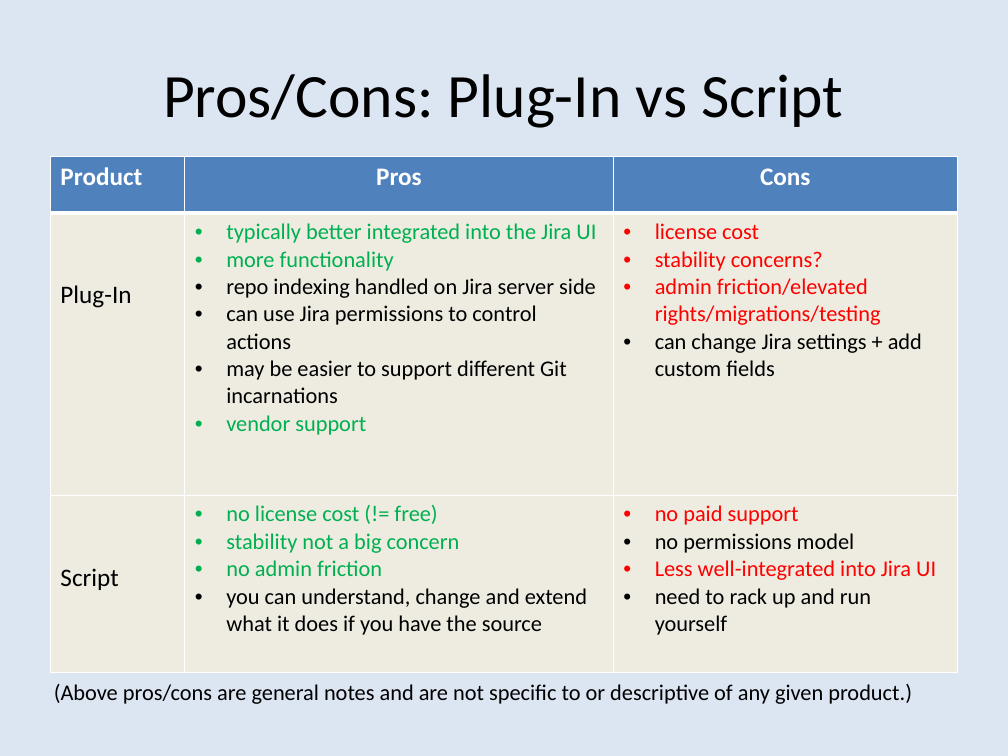
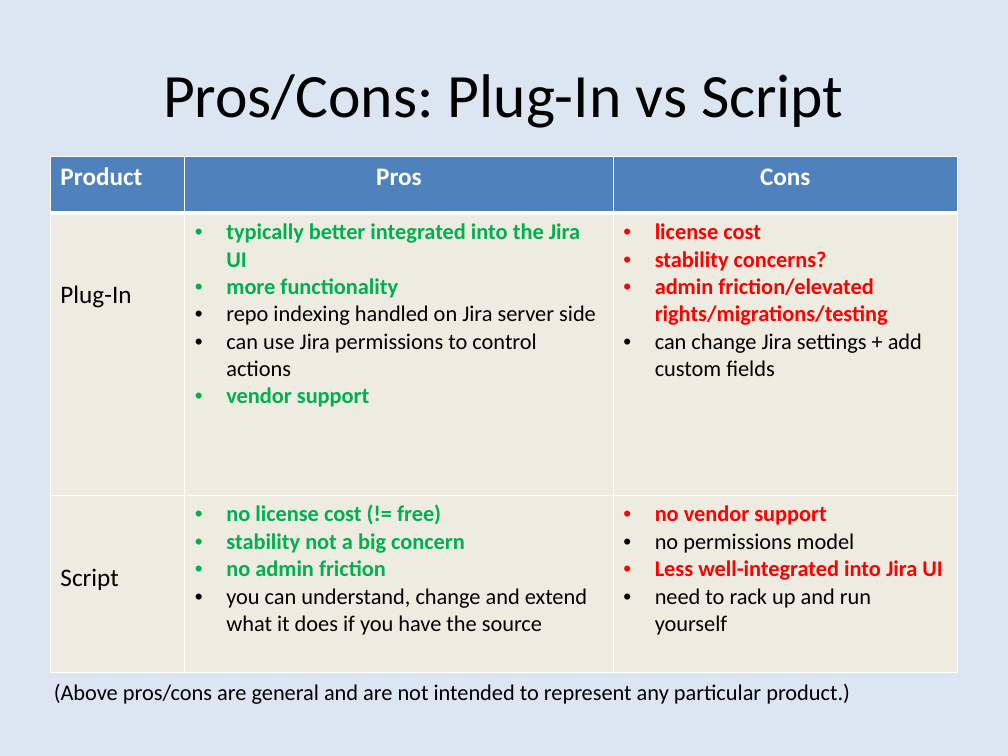
Before and after one commit to bobk/jirapresentations, a slide deck: slide 5 of Git Integration Options for Jira.pptx. Drawn at 1008x756 pixels with LibreOffice and Linux fonts; fonts in the diff are those of the drawing. Boxes give left, top, right and bottom in pixels: in the first picture for what was removed or moved away, otherwise in the second. Text is boxed around its words. In the diff, an @@ line names an element or a change of style, - is before the commit and + after.

```diff
--- a/Git Integration Options for Jira.pptx
+++ b/Git Integration Options for Jira.pptx
@@ table at box(50, 156, 958, 672) @@
-row 2, column 2: typically better integrated into the Jira UI / more functionality / repo indexing handled on Jira server side / can use Jira permissions to control actions / may be easier to support different Git incarnations / vendor support
+row 2, column 2: typically better integrated into the Jira UI / more functionality / repo indexing handled on Jira server side / can use Jira permissions to control actions / vendor support
-row 3, column 3: no paid support / no permissions model / Less well-integrated into Jira UI / need to rack up and run yourself
+row 3, column 3: no vendor support / no permissions model / Less well-integrated into Jira UI / need to rack up and run yourself
@@ bold on in "license cost", "stability concerns?", "admin friction/elevated rights/migrations/testing", "no license cost (!= free)" and 2 more places @@
@@ text at box(54, 684, 850, 704): text changed @@
-(Above pros/cons are general notes and are not specific to or descriptive of any given product.)
+(Above pros/cons are general and are not intended to represent any particular product.)
```
Also in this commit, not shown: 8 other slides changed, 1 slide added, 1 slide removed.
